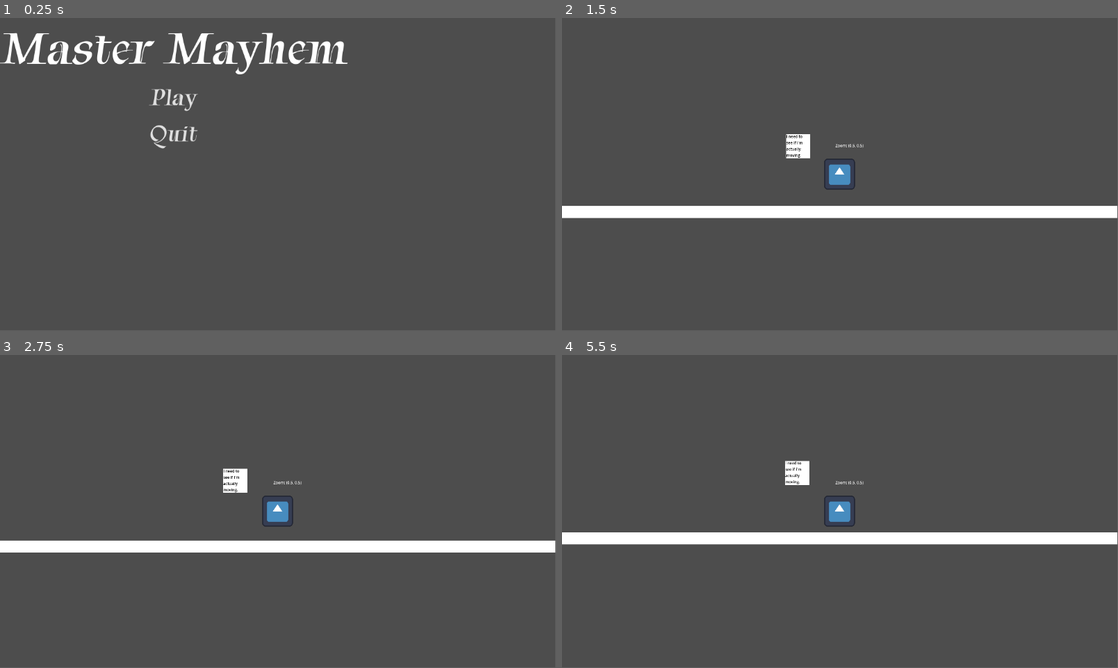
Above: before the commit, frames 1-4 (two rows, left to right).
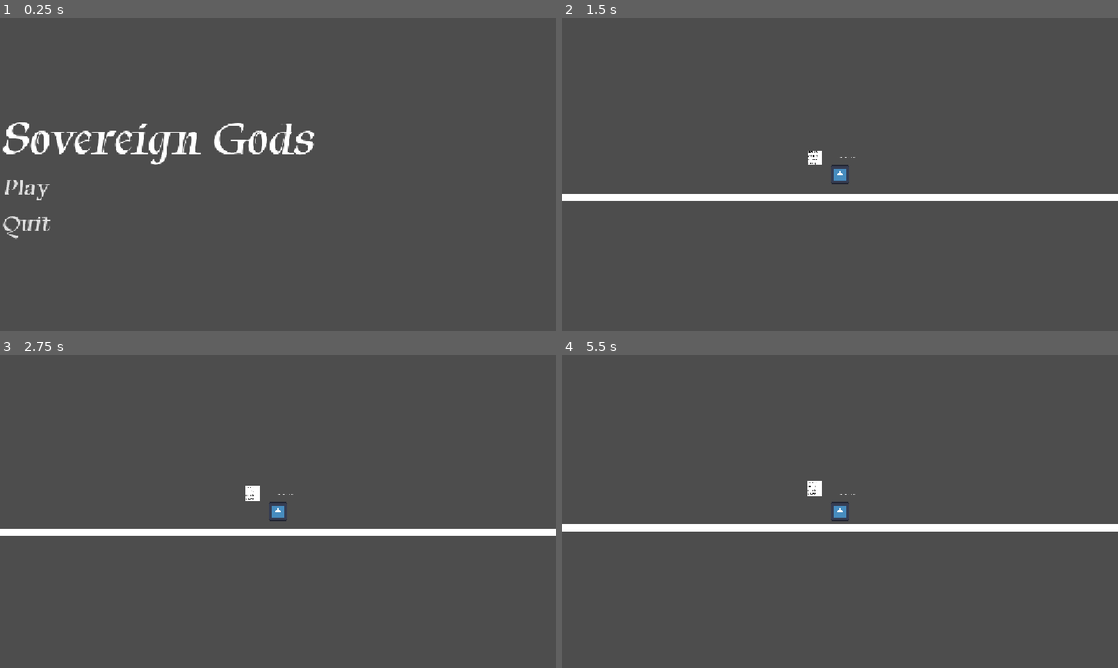
Above: after the commit, the same moments.

Repository: ereb0s-games/master-mayhem
Game: Godot game, scene res://Scenes/main_menu.tscn
The game is run twice, just before and just after one commit, with the same random seed, the same clock (stepped at 60 frames per second) and the same inputs. The engine's default icon, where the game draws it, is replaced by a stand-in: a white triangle on a blue panel in a dark square.
Inputs (mouse positions are in pixels of both pictures, inside the frame that each line leads up to):
- Up to frame 1 (0.25 s): no input
- Up to frame 2 (1.5 s): click "Play" at 0.5 s; tap Enter (ui_accept) at 1.25 s; move the mouse to (962, 158) at 1.27 s; tap A (a) at 1.35 s
- Up to frame 3 (2.75 s): tap Enter (ui_accept) at 1.52, 2.27 s; click (400, 495) at 1.55 s; move the mouse to (166, 527) at 2.02 s; click (166, 527) at 2.1 s; tap D (d) at 2.3 s
- Up to frame 4 (5.5 s): move the mouse to (895, 442) at 2.77 s; tap D (d) at 2.85, 5.3 s; tap W (w) at 3.05, 3.6 s; move the mouse to (812, 574) at 3.52 s; tap Enter (ui_accept) at 3.77, 4.52, 5.27 s; tap A (a) at 3.8, 4.35 s; move the mouse to (1006, 558) at 4.27 s; click (1006, 558) at 4.55 s; move the mouse to (673, 464) at 5.02 s; click (673, 464) at 5.1 s
In our replay, the window is 799x449 before the commit and 800x450 after it. These sizes can differ from the game's own. Grey fills any space a smaller window leaves; there, only what the larger window draws over its background counts as a difference.

The runs differ from the first frame. In frame 1, 4.8% of the frame differs, in the area x 0-63%, y 4-71%; in frame 2, 6.9%; in frame 3, 6.7%; in frame 4, 7.2%, in the area x 0-100%, y 33-61%.

Commit message:
Fixed Fullscreen Content Bug
Fixed Issue #1 that was reported by @vxiyan (danielmurchie) on 2026-09-04

Diff:
--- a/BugTrackerLOL.json
+++ b/BugTrackerLOL.json
@@ -1,7 +1,5 @@
 {
 	"Player Bugs":{
-		"DeathScreen":["player.gd and death_screen.gd", "The death screen wont FUCKING
-		DISAPPEAR when main menu is clicked."]
 	},
 	"Gameplay Bugs":{
 		"none :)":"YIPEE"
--- a/Scenes/main_menu.tscn
+++ b/Scenes/main_menu.tscn
@@ -19,14 +19,16 @@
 position = Vector2(576, 324)
 
 [node name="MainVBOX" type="VBoxContainer" parent="MainCanvas" unique_id=1516892135]
-offset_right = 40.0
-offset_bottom = 40.0
+offset_right = 651.0
+offset_bottom = 648.0
+alignment = 1
 
 [node name="Title" type="Label" parent="MainCanvas/MainVBOX" unique_id=2121465562]
 layout_mode = 2
 theme_override_fonts/font = ExtResource("2_1ehe0")
 theme_override_font_sizes/font_size = 100
-text = "Master Mayhem"
+text = "Sovereign Gods"
+vertical_alignment = 1
 
 [node name="PlayButton" type="Button" parent="MainCanvas/MainVBOX" unique_id=1019851259]
 layout_mode = 2
@@ -34,6 +36,7 @@
 theme_override_font_sizes/font_size = 50
 text = "Play"
 flat = true
+alignment = 0
 
 [node name="QuitButton" type="Button" parent="MainCanvas/MainVBOX" unique_id=1008428551]
 layout_mode = 2
@@ -41,6 +44,7 @@
 theme_override_font_sizes/font_size = 50
 text = "Quit"
 flat = true
+alignment = 0
 
 [connection signal="pressed" from="MainCanvas/MainVBOX/PlayButton" to="." method="_on_play_button_pressed"]
 [connection signal="pressed" from="MainCanvas/MainVBOX/QuitButton" to="." method="_on_quit_button_pressed"]
--- a/Scripts/player.gd
+++ b/Scripts/player.gd
@@ -5,6 +5,8 @@
 @onready var dash_cooldown = $DashTimer
 @onready var dash_particles = $DashParticles
 
+var last_dir
+var direction
 var can_dash = true
 var store_jump = false
 var is_dashing = false
@@ -17,17 +19,16 @@
 @export var weapon_scene: PackedScene = null
 
 func _ready():
-	get_tree().root.size_changed.connect(update_zoom)
-	update_zoom()
+	Cam.zoom = Vector2(0.3, 0.3)
 	# Make sure the timer signal is connected in the editor or here:
 	dash_cooldown.timeout.connect(_on_dash_timer_timeout)
 	get_tree().paused = false
 
-func update_zoom():
-	if DisplayServer.window_get_mode() == DisplayServer.WINDOW_MODE_FULLSCREEN: # Maximize or Fullscreen
-		Cam.zoom = Vector2(4, 4)
-	else:
-		Cam.zoom = Vector2(0.5, 0.5)
+#func update_zoom():
+#	if DisplayServer.window_get_mode() == DisplayServer.WINDOW_MODE_FULLSCREEN: # Maximize or Fullscreen
+#		Cam.zoom = Vector2(4, 4)
+#	else:
+#		Cam.zoom = Vector2(0.5, 0.5)
 
 func _physics_process(delta: float) -> void:
 	if Globals.PlrHealth == 0:
@@ -35,9 +36,14 @@
 		get_tree().paused = true
 	Lab.text = "Zoom: " + str(Cam.zoom)
 
+	print(Cam.zoom)
 	# Gravity
 	if not is_on_floor():
 		velocity += get_gravity() * delta
+
+	# Store the last direction moved in for better combat.
+	if direction != 0:
+		last_dir = direction
 
 	# Jump Logic (Simplified)
 	if (Input.is_action_just_pressed("w") or Input.is_action_just_pressed("ui_accept")):
@@ -51,7 +57,7 @@
 		store_jump = false
 
 	# Horizontal Movement
-	var direction := Input.get_axis("a", "d")
+	direction = Input.get_axis("a", "d")
 	var current_speed = SPEED
 	if !is_dashing:
 		if direction:
@@ -73,7 +79,17 @@
 	if Input.is_action_just_pressed("attack"):
 		if weapon_scene == null:
 			return
-		weapon_spawn_left.add_child(weapon_scene.instantiate())
+		elif direction == -1:
+			weapon_spawn_left.add_child(weapon_scene.instantiate())
+		elif direction == 1:
+			weapon_spawn_right.add_child(weapon_scene.instantiate())
+		else:
+			if last_dir == -1:
+				weapon_spawn_left.add_child(weapon_scene.instantiate())
+			elif last_dir == 1:
+				weapon_spawn_right.add_child(weapon_scene.instantiate())
+			else:
+				weapon_spawn_right.add_child(weapon_scene.instantiate())
 	# CRITICAL: END OF COMBAT SYSTEM CODE
 
 func perform_dash(dir):
--- a/project.godot
+++ b/project.godot
@@ -10,7 +10,7 @@
 
 [application]
 
-config/name="Master Mayhem"
+config/name="Sovereign Gods"
 run/main_scene="uid://bb3vlcyf7eo07"
 config/features=PackedStringArray("4.7", "Forward Plus")
 config/icon="res://icon.svg"
@@ -18,6 +18,10 @@
 [autoload]
 
 Globals="*uid://bsxpreipbl6qi"
+
+[display]
+
+window/stretch/mode="canvas_items"
 
 [global_group]
 
